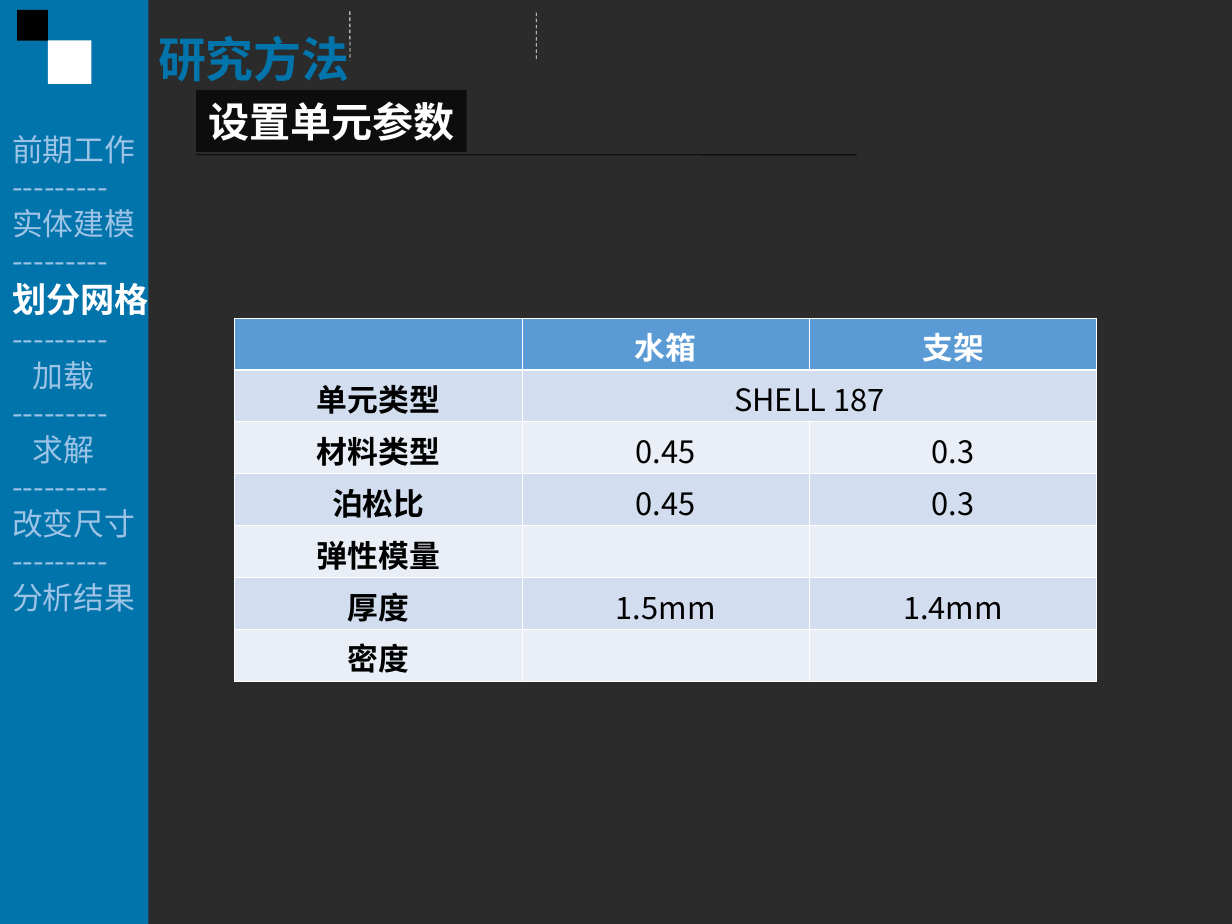
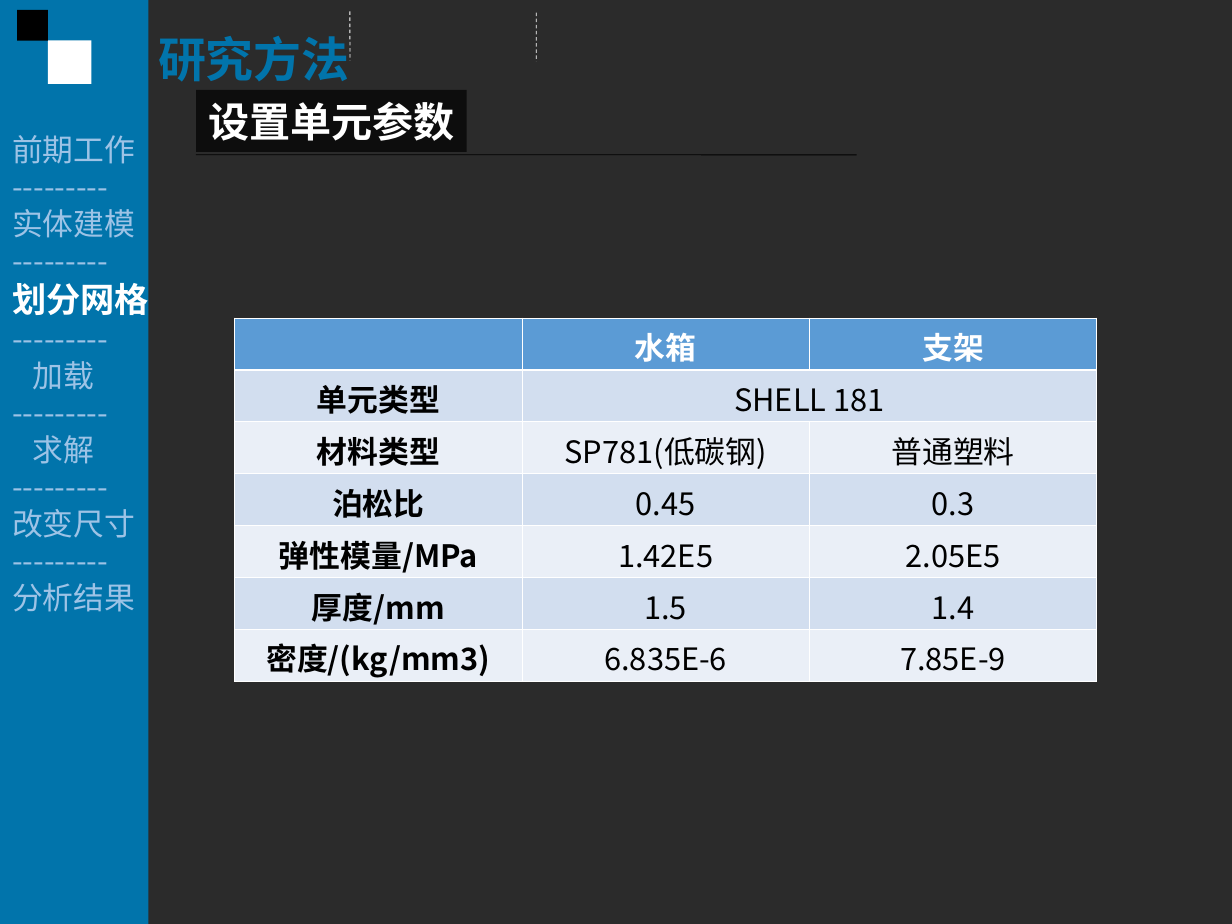
Before and after one commit to Fitor/Thesis, a slide deck: slide 12 of report/Report By Ci.ppt (slide 19 before the commit). Drawn at 1232x924 pixels with LibreOffice and Linux fonts; fonts in the diff are those of the drawing; background and template pictures are left out; a plain dark background stands for a picture behind light text. Boxes give left, top, right and bottom in pixels: in the first picture for what was removed or moved away, otherwise in the second. Text is boxed around its words. In the diff, an @@ line names an element or a change of style, - is before the commit and + after.

```diff
--- a/report/Report By Ci.ppt
+++ b/report/Report By Ci.ppt
@@ table at <box>234,318,1095,682</box> @@
-row 2, column 2: SHELL 187
+row 2, column 2: SHELL 181
-row 3, column 2: 0.45
+row 3, column 2: SP781(低碳钢)
-row 3, column 3: 0.3
+row 3, column 3: 普通塑料
-row 5: 弹性模量 |  | 
+row 5: 弹性模量/MPa | 1.42E5 | 2.05E5
-row 6: 厚度 | 1.5mm | 1.4mm
+row 6: 厚度/mm | 1.5 | 1.4
-row 7: 密度 |  | 
+row 7: 密度/(kg/mm3) | 6.835E-6 | 7.85E-9
```
Also in this commit, not shown: 17 other slides changed, 9 slides removed, 2 other files.
